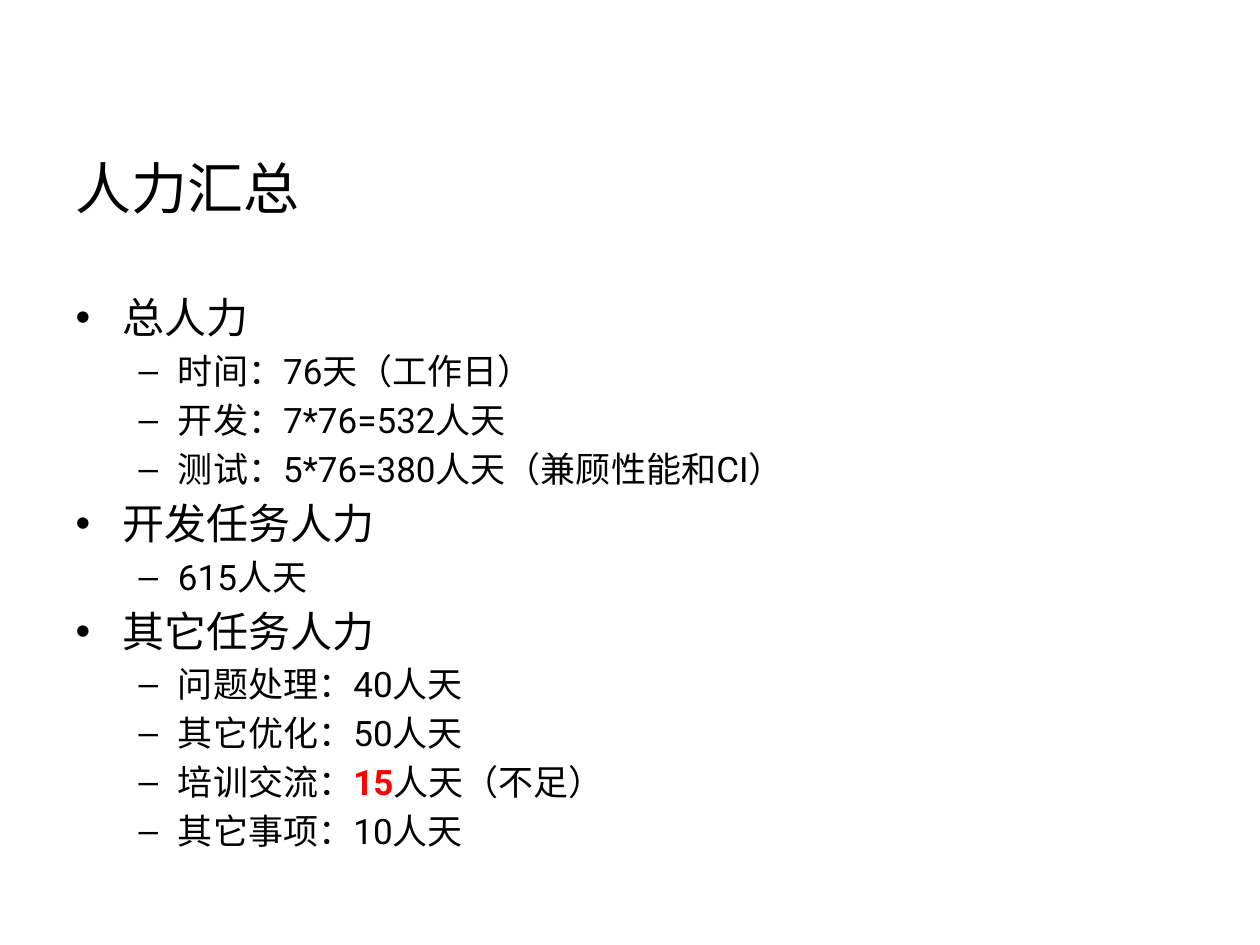
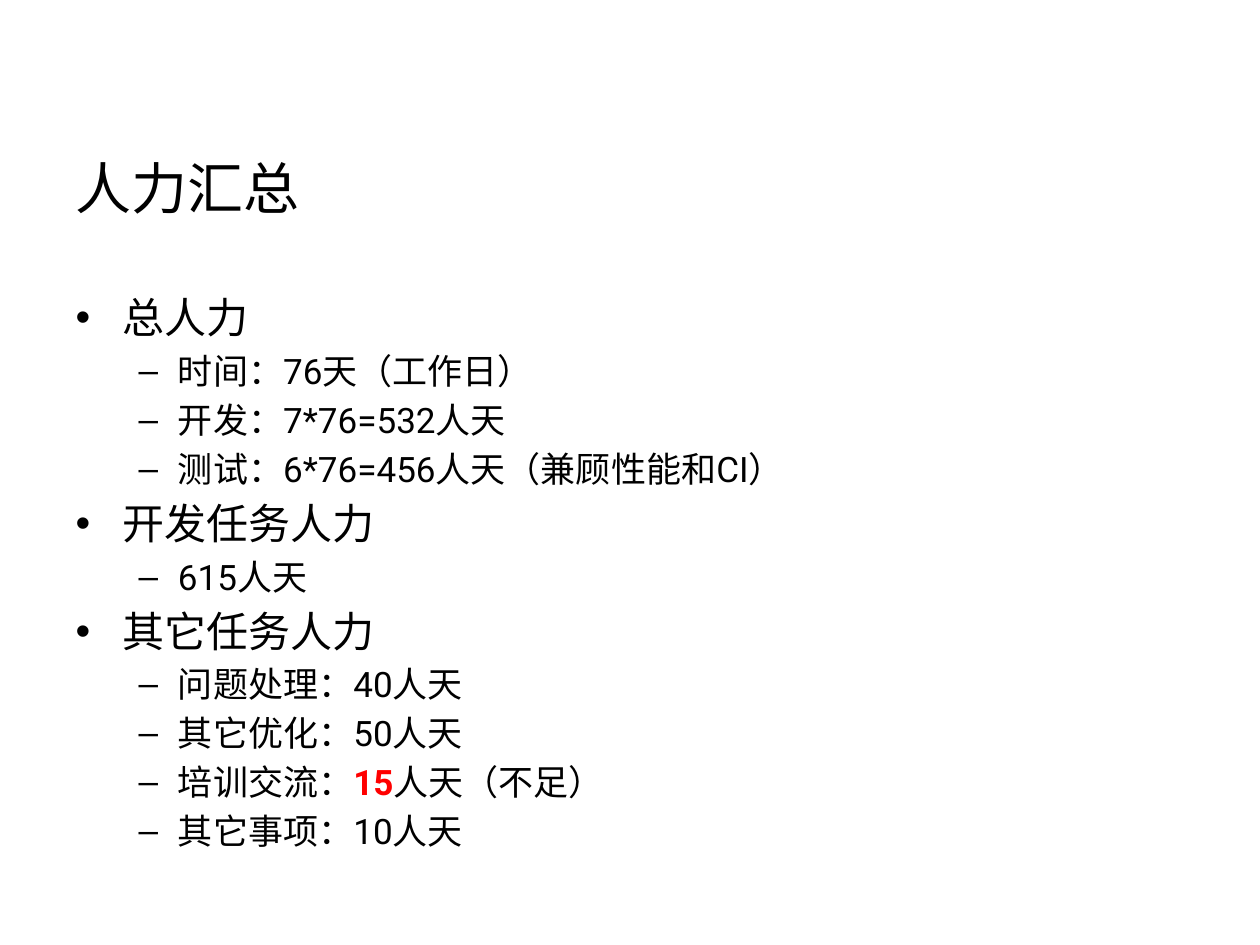
Before and after one commit to Vivian-hihi/SequoiaDB, a slide deck: slide 6 of internal_doc/01.需求特性/SequoiaDB_BP(2015_1&2).pptx. Drawn at 1260x945 pixels with LibreOffice and Linux fonts; fonts in the diff are those of the drawing; background and template pictures are left out. Boxes give left, top, right and bottom in pixels: in the first picture for what was removed or moved away, otherwise in the second. Text is boxed around its words. In the diff, an @@ line names an element or a change of style, - is before the commit and + after.

```diff
--- a/internal_doc/01.需求特性/SequoiaDB_BP(2015_1&2).pptx
+++ b/internal_doc/01.需求特性/SequoiaDB_BP(2015_1&2).pptx
@@ text at [178,452,784,486]: text changed @@
-  – 测试：5*76=380人天（兼顾性能和CI）
+  – 测试：6*76=456人天（兼顾性能和CI）
```
